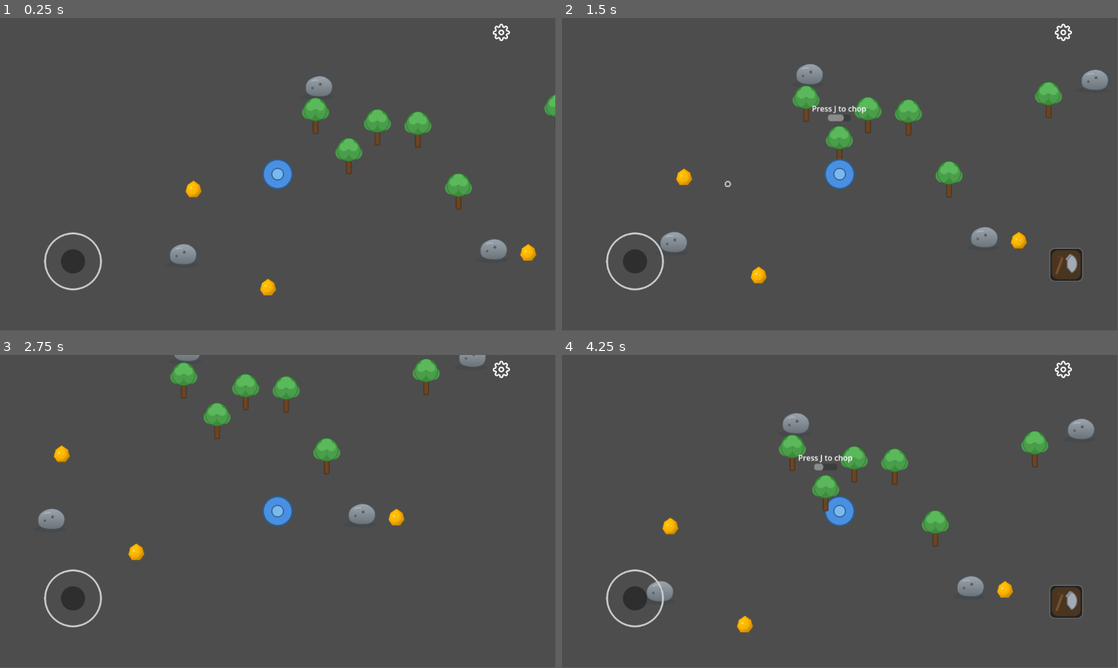
Above: before the commit, frames 1-4 (two rows, left to right).
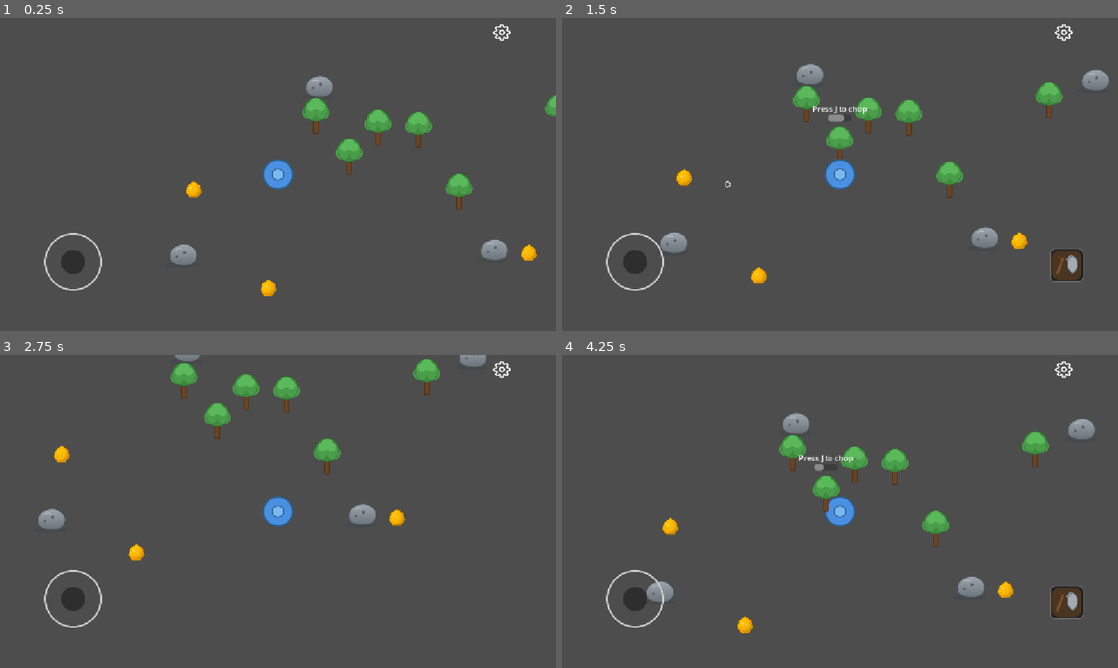
Above: after the commit, the same moments.

Repository: anv99-vn/code-game
Game: Godot game, scene res://scenes/game.tscn
Same seed, same stepped clock (60 frames per second), same inputs: the game is played once before the commit and once after it. This scene is started directly instead of the project's main scene.
Inputs (mouse positions are in pixels of both pictures, inside the frame that each line leads up to):
- Up to frame 1 (0.25 s): no input
- Up to frame 2 (1.5 s): tap Enter at 0.5 s; move the mouse to (962, 158) at 0.52 s; hold D (move_right) 0.53-1.28 s; tap L (pan) at 0.6 s; click (962, 158) at 0.67 s; tap J (chop) at 0.77, 1.25 s; move the mouse to (728, 190) at 1.27 s; hold S (move_down) from 1.28 s (still down); tap K (mine) at 1.35 s; click (728, 190) at 1.42 s
- Up to frame 3 (2.75 s): tap J (chop) at 1.52 s; tap L (pan) at 1.55, 2.1 s; move the mouse to (333, 442) at 2.02 s; release S (move_down) at 2.03 s; hold D (move_right) from 2.03 s (still down); click (333, 442) at 2.17 s
- Up to frame 4 (4.25 s): move the mouse to (812, 574) at 2.77 s; release D (move_right) at 2.78 s; hold W (move_up) 2.78-3.53 s; tap L (pan) at 2.85, 3.8 s; click (812, 574) at 2.92 s; tap J (chop) at 3.02, 3.77 s; move the mouse to (1006, 558) at 3.52 s; hold A (move_left) from 3.53 s (still down); tap K (mine) at 3.6 s; click (1006, 558) at 3.67 s
In our replay, the window is 799x449 before the commit and 800x450 after it. These sizes can differ from the game's own. Grey fills any space a smaller window leaves; there, only what the larger window draws over its background counts as a difference.

The runs differ from the first frame. In frame 1, 0.7% of the frame differs, in the area x 7-100%, y 1-89%; in frame 2, 0.9%, in the area x 7-99%, y 1-88%; in frame 3, 0.6%; in frame 4, 0.9%.

Commit message:
feat: add click-to-move toggle in settings with dropdown improvements
- Add SettingsManager autoload to persist click_to_move setting
- Add toggle option in settings dropdown with ON/OFF state display
- Widen settings dropdown and position to extend left (no screen overflow)
- Close dropdown when clicking outside or at screen edge
- Add click-to-move icon
- Add translation keys for click-to-move

Diff:
--- a/project.godot
+++ b/project.godot
@@ -24,6 +24,12 @@
 MCPRuntime="*res://addons/godot_mcp/runtime/mcp_runtime.gd"
 ResourceManager="*res://scripts/autoloads/resource_manager.gd"
 SessionManager="*res://scripts/autoloads/session_manager.gd"
+SettingsManager="*res://scripts/autoloads/settings_manager.gd"
+
+[display]
+
+window/stretch/mode="canvas_items"
+window/stretch/aspect="expand"
 
 [editor_plugins]
 
--- a/scenes/settings_button.tscn
+++ b/scenes/settings_button.tscn
@@ -22,9 +22,10 @@
 
 [node name="SettingsDropdown" type="VBoxContainer" parent="." unique_id=631257256]
 visible = false
-pivot_offset = Vector2(50, 0)
+pivot_offset = Vector2(180, 0)
 layout_mode = 0
+offset_left = -180.0
 offset_top = 40.0
-offset_right = 120.0
+offset_right = 0.0
 offset_bottom = 120.0
 script = ExtResource("1_jxe1r")
--- /dev/null
+++ b/scripts/autoloads/settings_manager.gd
@@ -0,0 +1,24 @@
+extends Node
+
+const SETTINGS_PATH := "user://settings.cfg"
+
+var click_to_move: bool = true:
+	set(val):
+		click_to_move = val
+		_save()
+
+
+func _ready() -> void:
+	_load()
+
+
+func _load() -> void:
+	var config := ConfigFile.new()
+	if config.load(SETTINGS_PATH) == OK:
+		click_to_move = config.get_value("game", "click_to_move", true)
+
+
+func _save() -> void:
+	var config := ConfigFile.new()
+	config.set_value("game", "click_to_move", click_to_move)
+	config.save(SETTINGS_PATH)
--- a/scripts/game_ui.gd
+++ b/scripts/game_ui.gd
@@ -25,6 +25,7 @@
 
 func _setup_settings() -> void:
 	var opts: Array[Dictionary] = [
+		{"action": "click_to_move", "label": tr("CLICK_TO_MOVE"), "icon": "res://assets/generated/icon_click.png", "toggle": true, "state": SettingsManager.click_to_move},
 		{"action": "resources", "label": tr("RES_LABEL"), "icon": "res://assets/icons/icon_resource.png"},
 		{"action": "logout", "label": tr("LOG_OUT"), "icon": "res://assets/icons/icon_logout.png"},
 	]
@@ -44,7 +45,8 @@
 				action_button.visible = false
 				action_button_bg.visible = false
 				return
-			focused.depleted_changed.connect(_on_depleted_changed)
+			if not focused.depleted_changed.is_connected(_on_depleted_changed):
+				focused.depleted_changed.connect(_on_depleted_changed)
 		if focused.is_in_group("trees"):
 			_set_action("chop", "res://assets/icons/icon_chop.png")
 		elif focused.is_in_group("stones"):
@@ -108,6 +110,9 @@
 
 func _on_settings_option(action: String) -> void:
 	match action:
+		"click_to_move":
+			SettingsManager.click_to_move = not SettingsManager.click_to_move
+			_update_click_to_move_option()
 		"resources":
 			if resource_game_ui == null:
 				resource_game_ui = RESOURCE_GAME_SCENE.instantiate()
@@ -120,10 +125,21 @@
 			logout_requested.emit()
 
 
+func _update_click_to_move_option() -> void:
+	for i in range(settings_dropdown.options.size()):
+		if settings_dropdown.options[i].get("action") == "click_to_move":
+			settings_dropdown.options[i]["state"] = SettingsManager.click_to_move
+			break
+	settings_dropdown.options = settings_dropdown.options
+
+
 func _unhandled_input(event: InputEvent) -> void:
 	if event is InputEventMouseButton and event.button_index == MOUSE_BUTTON_LEFT and event.pressed and settings_dropdown.visible:
 		var btn_rect := Rect2(settings_button.global_position, settings_button.size)
 		var ddown_rect := Rect2(settings_dropdown.global_position, settings_dropdown.size * settings_dropdown.scale)
 		var mouse_pos := get_viewport().get_mouse_position()
+		var screen_rect := Rect2(Vector2.ZERO, get_viewport().get_visible_rect().size)
 		if not btn_rect.has_point(mouse_pos) and not ddown_rect.has_point(mouse_pos):
 			settings_dropdown.close()
+		elif not screen_rect.has_point(mouse_pos):
+			settings_dropdown.close()
--- a/scripts/player.gd
+++ b/scripts/player.gd
@@ -10,7 +10,7 @@
 var _click_effect_scene: PackedScene = preload("res://scenes/click_effect.tscn")
 
 func _unhandled_input(event: InputEvent) -> void:
-	if event is InputEventMouseButton and event.button_index == MOUSE_BUTTON_LEFT and event.pressed:
+	if SettingsManager.click_to_move and event is InputEventMouseButton and event.button_index == MOUSE_BUTTON_LEFT and event.pressed:
 		click_target = get_global_mouse_position()
 		_spawn_click_effect(click_target)
 
--- a/scripts/settings_dropdown.gd
+++ b/scripts/settings_dropdown.gd
@@ -23,13 +23,18 @@
 
 	for opt in options:
 		var btn := Button.new()
-		btn.text = opt.get("label", "")
+		var action: String = opt.get("action", "")
+		var is_toggle: bool = opt.get("toggle", false)
+		var state: bool = opt.get("state", false)
+		if is_toggle:
+			btn.text = opt.get("label", "") + ": " + ("ON" if state else "OFF")
+		else:
+			btn.text = opt.get("label", "")
 		btn.size_flags_horizontal = Control.SIZE_EXPAND_FILL
 		btn.alignment = HORIZONTAL_ALIGNMENT_LEFT
 		var icon_path: String = opt.get("icon", "")
 		if not icon_path.is_empty():
 			btn.icon = load(icon_path)
-		var action: String = opt.get("action", "")
 		btn.pressed.connect(_on_option_pressed.bind(action))
 		add_child(btn)
 
--- a/translations/translations.csv
+++ b/translations/translations.csv
@@ -36,3 +36,4 @@
 RES_MSG_UPGRADE,Upgraded Click Power! Now gathering +%d per click.,Đã nâng cấp Lực nhấp! Hiện thu thập +%d mỗi lần nhấp.
 LANG_EN,English,English
 LANG_VI,Tiếng Việt,Tiếng Việt
+CLICK_TO_MOVE,Click to Move,Nhấp để di chuyển
Binary file added: assets/generated/icon_click.png
Not shown, added: assets/generated/icon_click.png.import
Not shown, added: scripts/autoloads/settings_manager.gd.uid
